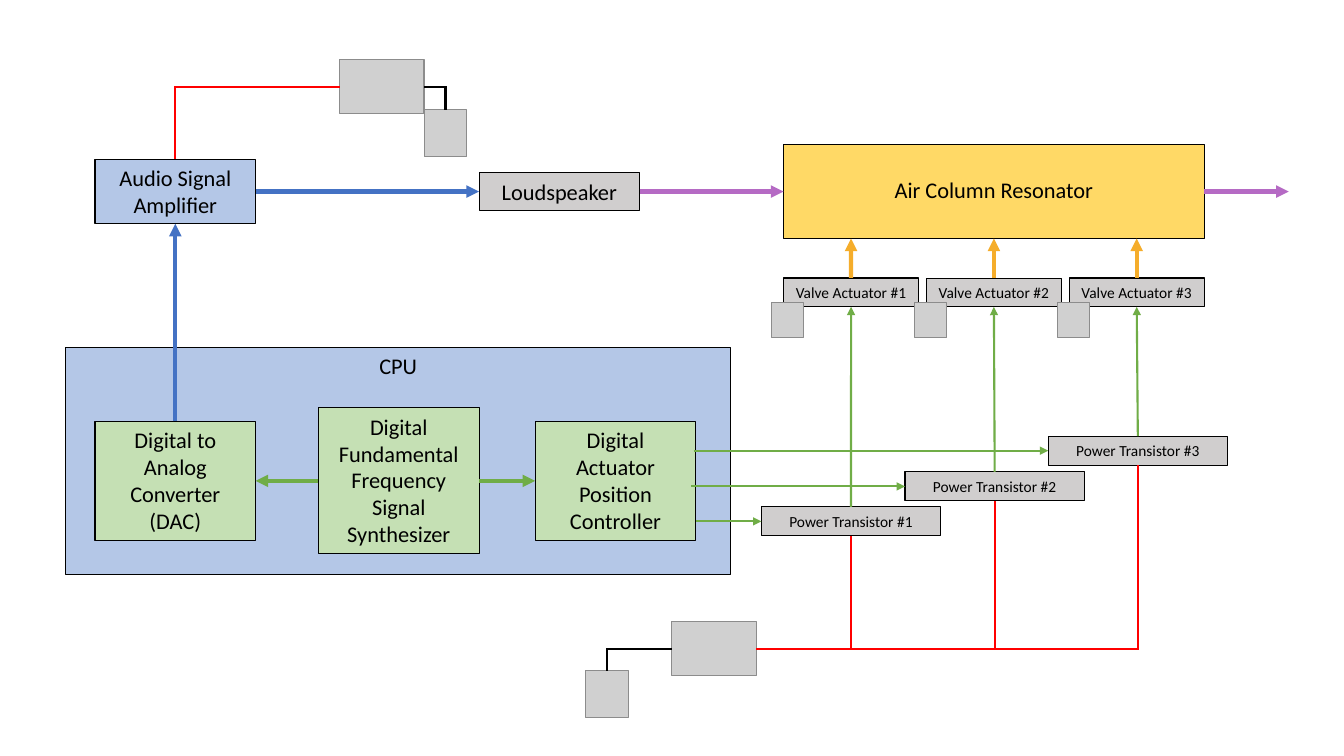
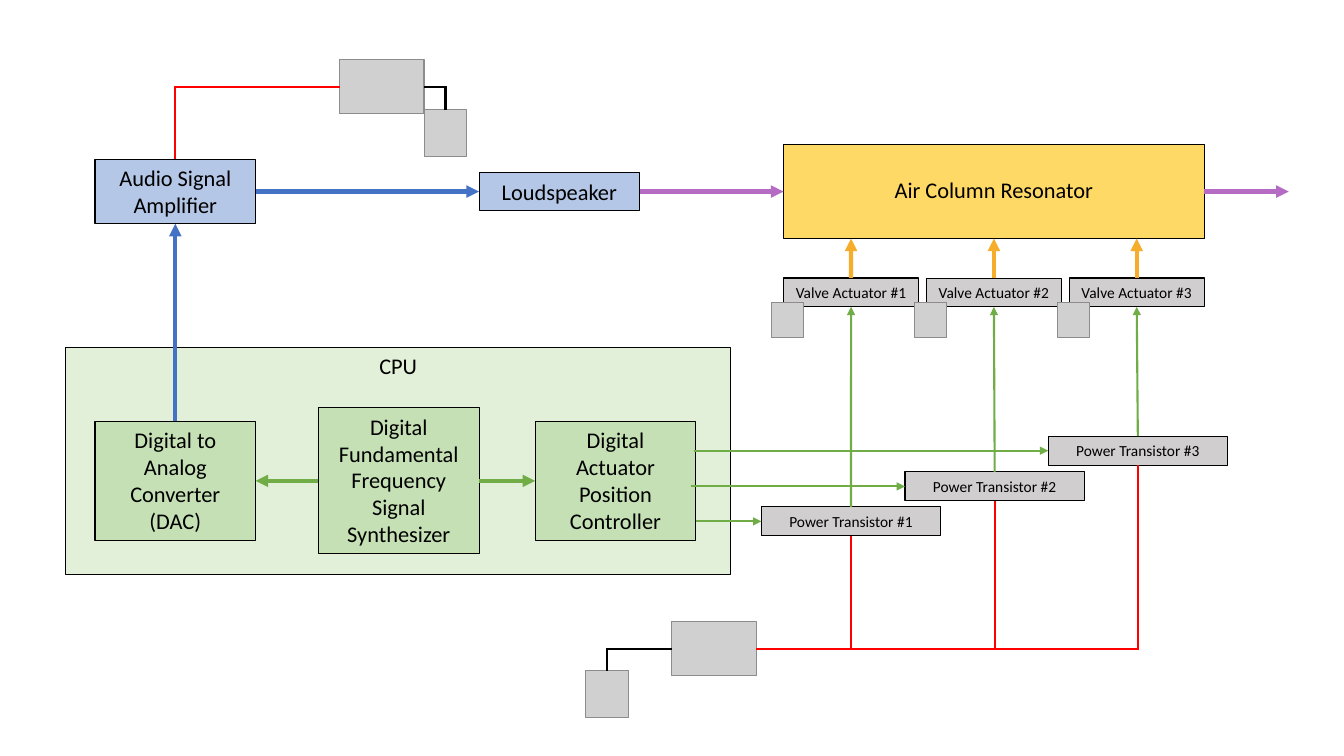
Before and after one commit to HD-UMD/ECE4981, a slide deck: slide 1 of Assignment Submission Files/Draft Concept Description Submission/System Block Diagram.pptx. Drawn at 1344x756 pixels with LibreOffice and Linux fonts; fonts in the diff are those of the drawing; grey boxes stand for pictures. Boxes give left, top, right and bottom in pixels: in the first picture for what was removed or moved away, otherwise in the second. Text is boxed around its words. In the diff, an @@ line names an element or a change of style, - is before the commit and + after.

```diff
--- a/Assignment Submission Files/Draft Concept Description Submission/System Block Diagram.pptx
+++ b/Assignment Submission Files/Draft Concept Description Submission/System Block Diagram.pptx
@@ rectangle "Loudspeaker" at [479, 173, 639, 211]: fill #D0CECE to #B4C7E7 @@
@@ rectangle "CPU" at [66, 348, 731, 576]: fill #B4C7E7 to #E2F0D9 @@
```
Also in this commit, not shown: 1 other slide changed, 1 other file.
